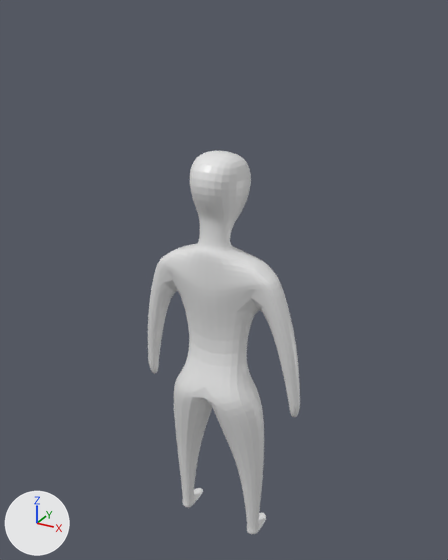
What one commit did to the Blender file Blender/Basic_Female_Body.blend.
Before and after are seen from a 50 mm camera at (4.23, -6.55, 4.43) aimed at (-0.04, 1.2, 0.56). The lights are fixed; the arrows at lower left show +X, +Y and +Z. Mesh edges are drawn as thin lines on the coarser meshes.
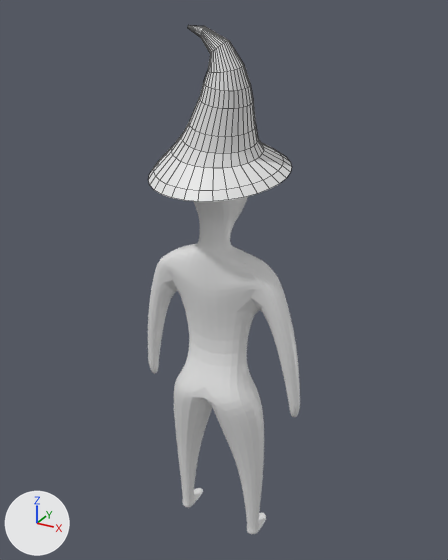
The change, as a list of edits to the scene's bpy script:
```text
Add me_cylinder_001:
    me_cylinder_001.from_pydata(...)  # 352 vertices, 322 faces; spans x -1.0..1.01, y -0.92..1.06, z -1.04..0.86
Add ob_cylinder:
    ob_cylinder = bpy.data.objects.new('Cylinder', me_cylinder_001)
    ob_cylinder.location = (0.02, 0.72, 3.34)
    ob_cylinder.rotation_euler = (0.179, 0.0, 0.0)  # degrees (10, 0, 0)
```

Location of each change, (x1, y1, x2, y2) in pixels of the pictures (448 x 560 px):
'Cylinder', added: after (148, 25, 292, 202)
